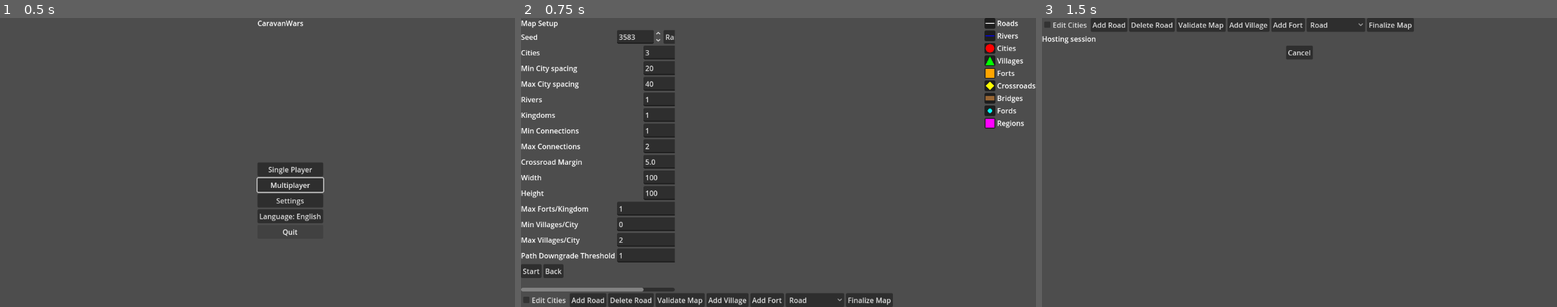
Above: before the commit, frames 1-3 (left to right).
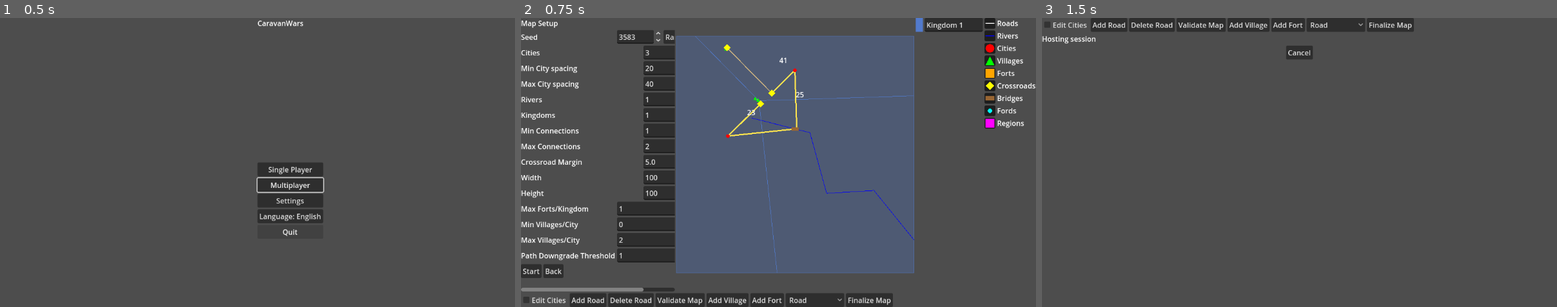
Above: after the commit, the same moments.

Repository: sepa79/CaravanWars
Game: Godot game, scene res://scenes/Main.tscn
Two runs of this game, one before a commit and one after it. Both use one fixed random seed, a clock stepped at 60 frames per second and the inputs below.
Inputs:
- Up to frame 1 (0.5 s): no input
- Up to frame 2 (0.75 s): click "Single Player" at 0.5 s
- Up to frame 3 (1.5 s): click "Start" at 1.25 s

Frame 1 is identical in both runs. In frame 2, 39% of the frame differs, in the area x 30-90%, y 0-89%; in frame 3, nothing differs.
Error before the commit: Parse Error: Function "find()" not found in base self. (res://map/RoadNetwork.gd:341)

Commit message:
Call MST helper lambdas

Diff:
--- a/game/map/RoadNetwork.gd
+++ b/game/map/RoadNetwork.gd
@@ -338,14 +338,14 @@
             return v
 
         var unite = func(a, b):
-            parent[find(a)] = find(b)
+            parent[find.call(a)] = find.call(b)
 
         var mst: Array[Dictionary] = []
         for c in candidates:
-            var a_root = find(c["a"])
-            var b_root = find(c["b"])
+            var a_root = find.call(c["a"])
+            var b_root = find.call(c["b"])
             if a_root != b_root:
-                unite(a_root, b_root)
+                unite.call(a_root, b_root)
                 mst.append(c)
 
         for c in mst:
--- a/game/project.godot
+++ b/game/project.godot
@@ -11,7 +11,7 @@
 [application]
 
 config/name="CaravanWars"
-config/version="0.1.56"
+config/version="0.1.57"
 run/main_scene="res://scenes/Main.tscn"
 config/features=PackedStringArray("4.4")
 
Not shown, changed: CHANGELOG.md
Not shown, changed: VERSION
